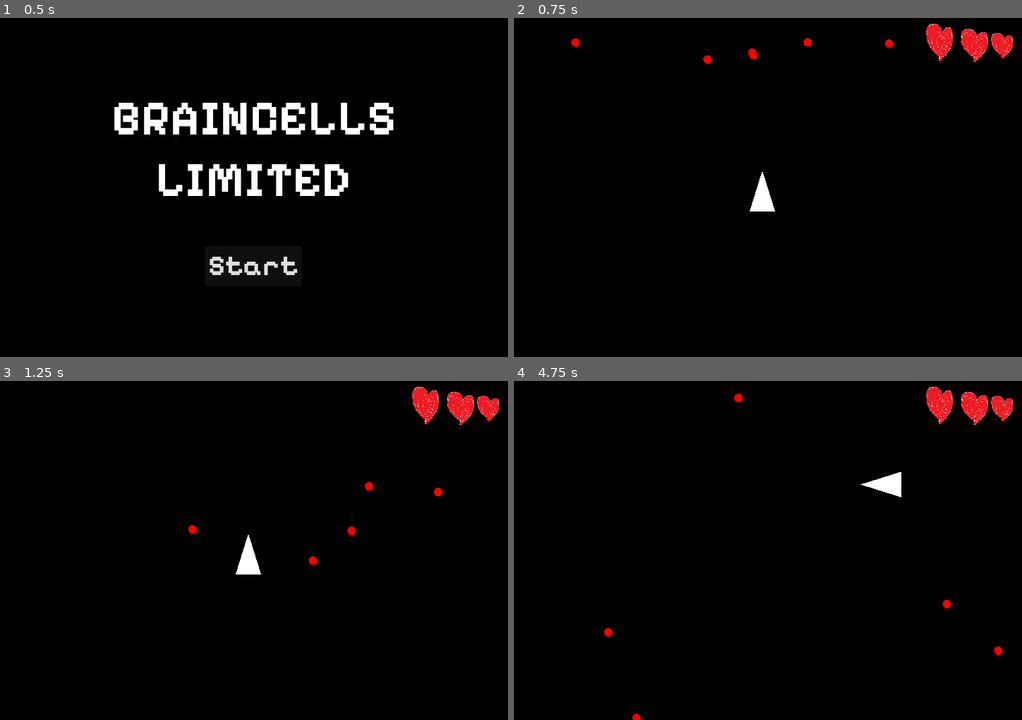
Above: before the commit, frames 1-4 (two rows, left to right).
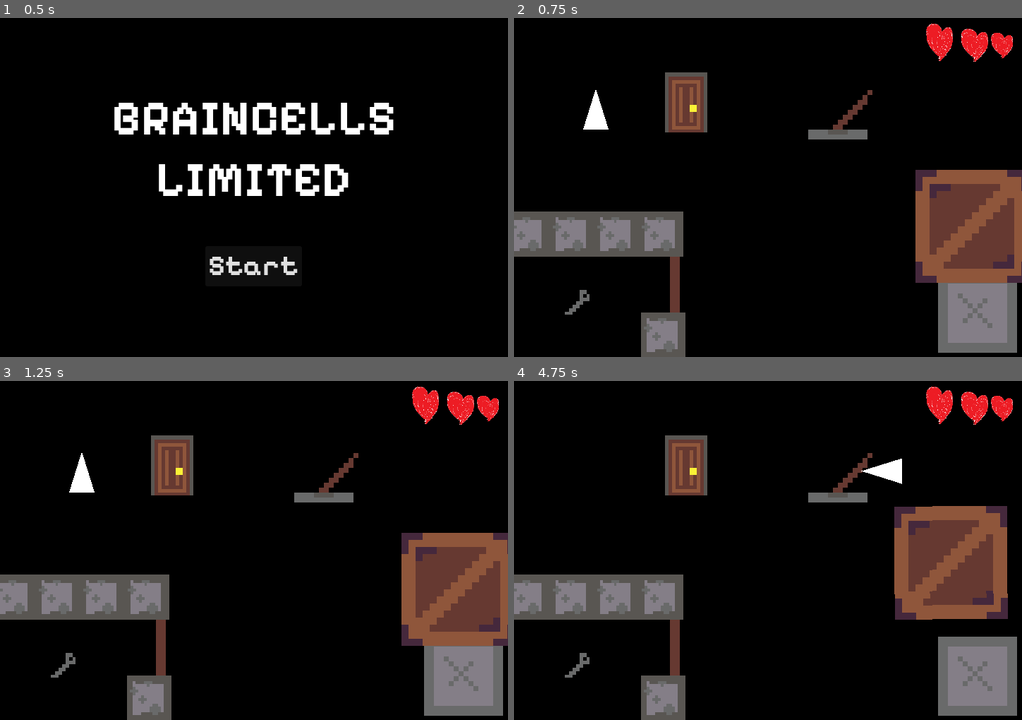
Above: after the commit, the same moments.

Repository: SabrinaRoss/Braincelll-Limited
Game: Godot game, scene res://Scene/start_screen/start_scene.tscn
Two runs of this game, one before a commit and one after it. Both use one fixed random seed, a clock stepped at 60 frames per second and the inputs below.
Inputs (mouse positions are in pixels of both pictures, inside the frame that each line leads up to):
- Up to frame 1 (0.5 s): no input
- Up to frame 2 (0.75 s): click "Start" at 0.5 s
- Up to frame 3 (1.25 s): no input
- Up to frame 4 (4.75 s): tap Enter at 1.25 s; move the mouse to (879, 533) at 1.27 s; hold D (move_right) 1.28-2.03 s; hold Space (drop_items) 1.28-2.03 s; click (879, 533) at 1.42 s; move the mouse to (666, 567) at 2.02 s; hold S (move_down) 2.03-2.78 s; tap Space (drop_items) at 2.1, 3.6 s; move the mouse to (818, 475) at 2.77 s; hold D (move_right) 2.78-3.53 s; hold Space (drop_items) 2.78-3.53 s; move the mouse to (742, 618) at 3.52 s; hold W (move_up) 3.53-4.28 s; click (742, 618) at 3.67 s; move the mouse to (920, 601) at 4.27 s; hold A (move_left) from 4.28 s (still down); hold Space (drop_items) from 4.28 s (still down)

Frame 1 is identical in both runs. In frame 2, 19% of the frame differs, in the area x 0-100%, y 5-100%; in frame 3, 19%; in frame 4, 20%, in the area x 0-100%, y 3-100%.

Commit message:
main menu to level 0

Diff:
--- a/Scene/start_screen/start_scene.gd
+++ b/Scene/start_screen/start_scene.gd
@@ -1,5 +1,6 @@
 extends CanvasLayer
 
+@export var first_level = "res://Scene/level_0.tscn"
 
 # Called when the node enters the scene tree for the first time.
 func _ready():
@@ -7,4 +8,4 @@
 
 
 func _on_start_button_pressed():
-	get_tree().change_scene_to_file("res://Scene/main.tscn")
+	get_tree().change_scene_to_file(first_level)
